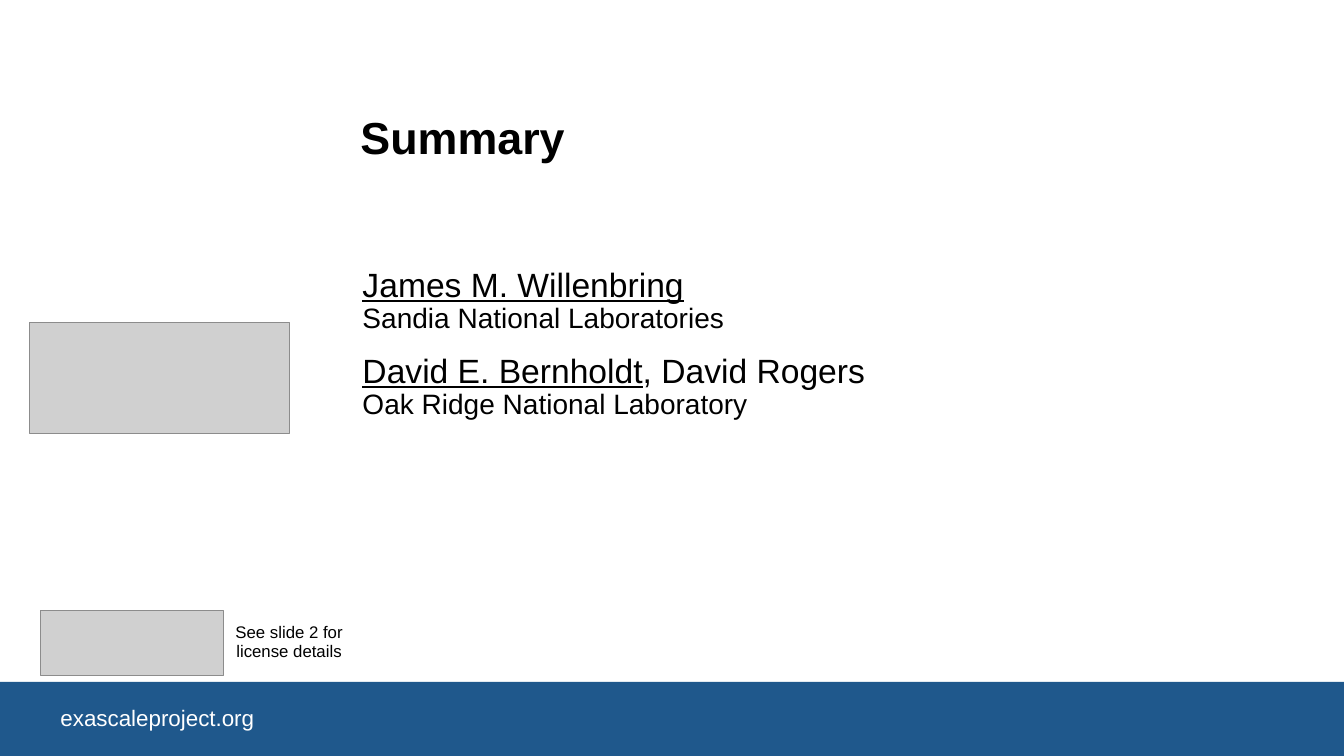
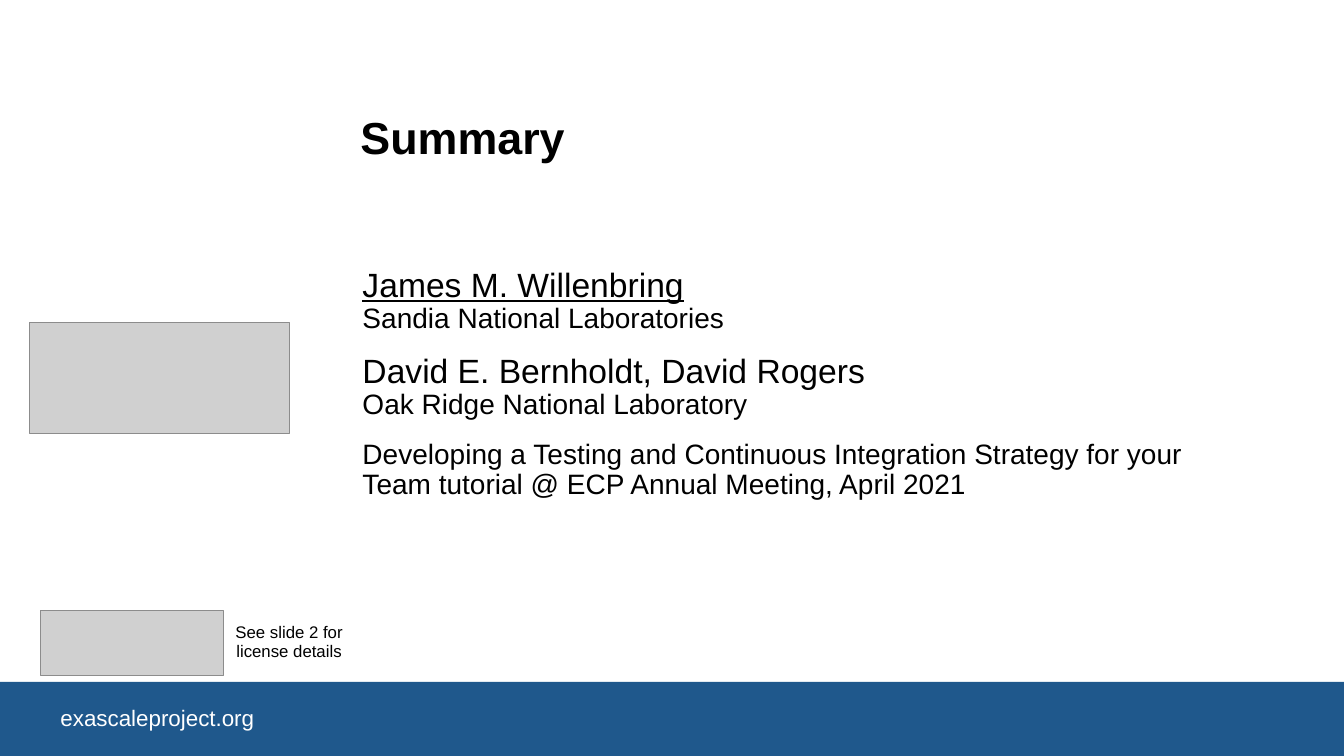
Before and after one commit to bssw-tutorial/presentations, a slide deck: slide 1 of final-presentations/2021-04-12-ecpam/05-summary.pptx. Drawn at 1344x756 pixels with LibreOffice and Linux fonts; fonts in the diff are those of the drawing; grey boxes stand for pictures; background and template pictures are left out. Boxes give left, top, right and bottom in pixels: in the first picture for what was removed or moved away, otherwise in the second. Text is boxed around its words. In the diff, an @@ line names an element or a change of style, - is before the commit and + after.

Commit message:
Updates for ECP AM tutorial

```diff
--- a/final-presentations/2021-04-12-ecpam/05-summary.pptx
+++ b/final-presentations/2021-04-12-ecpam/05-summary.pptx
@@ subtitle at (x1=362, y1=358, x2=865, y2=420): underline off in "David E. Bernholdt," @@
@@ subtitle at (x1=362, y1=443, x2=1182, y2=500): paragraph added @@
+Developing a Testing and Continuous Integration Strategy for your Team tutorial @ ECP Annual Meeting, April 2021
```
Also in this commit, not shown: 1 other slide changed, 1 slide added, 3 other files.
